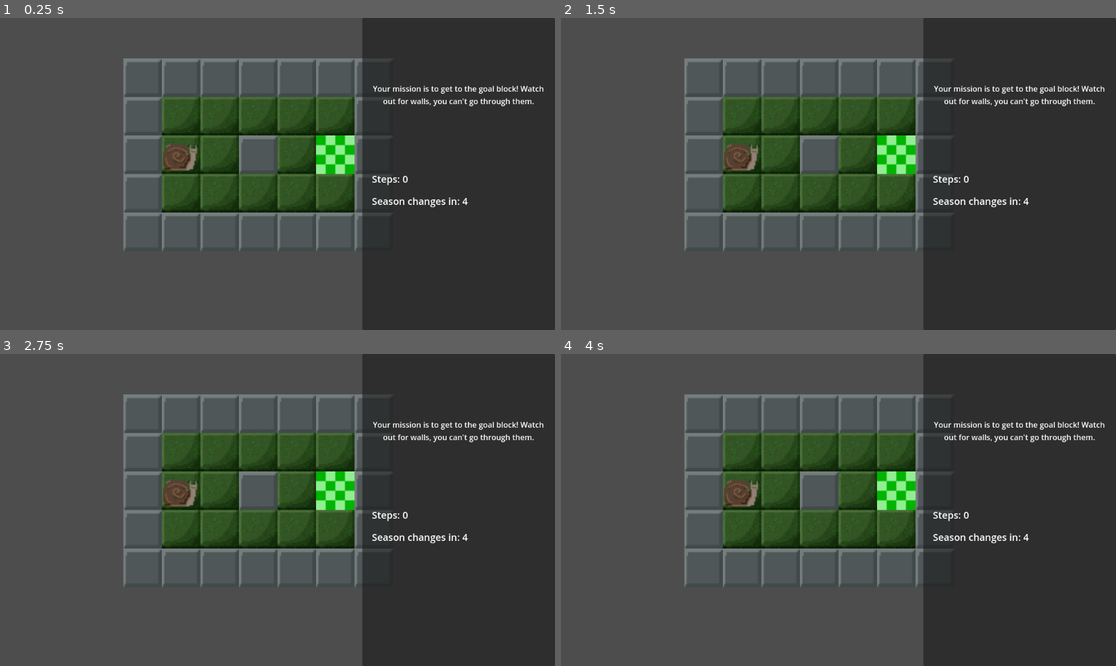
Above: before the commit, frames 1-4 (two rows, left to right).
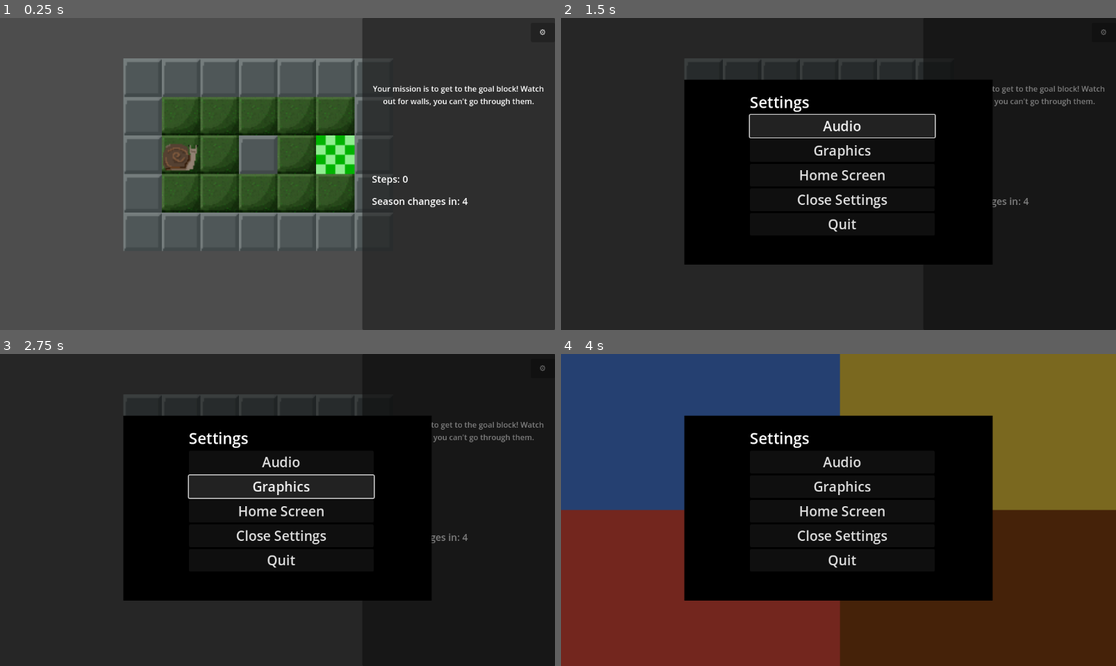
Above: after the commit, the same moments.

Repository: Caleb-sbani/project-seasons
Game: Godot game, scene res://tutorial_lvl.tscn
Two runs of this game, one before a commit and one after it. Both use one fixed random seed, a clock stepped at 60 frames per second and the inputs below. The project has no main scene, so this scene is started directly.
Inputs (mouse positions are in pixels of both pictures, inside the frame that each line leads up to):
- Up to frame 1 (0.25 s): no input
- Up to frame 2 (1.5 s): click (1104, 33) at 0.5 s, where only the run after the commit has a clickable "⚙"; click (844, 127) at 1.25 s, where only the run after the commit has a clickable "Audio"
- Up to frame 3 (2.75 s): click (283, 488) at 2 s, where only the run after the commit has a clickable "Graphics"
- Up to frame 4 (4 s): click (844, 510) at 2.75 s, where only the run after the commit has a clickable "Home Screen"; click (838, 538) at 3.5 s, where only the run after the commit has a clickable "Settings"

The runs differ from the first frame. In frame 1, less than 0.1% of the frame differs, in the area x 97-99%, y 3-6%; in frame 2, 73%; in frame 3, 73%; in frame 4, 100%, in the area x 0-100%, y 0-100%.

Commit message:
Update tutorial_lvl.gd

Diff:
--- a/GameFiles/project-seasons/scripts/tutorial_lvl.gd
+++ b/GameFiles/project-seasons/scripts/tutorial_lvl.gd
@@ -10,6 +10,8 @@
 var has_honey = false
 var wind_direction = Vector2i(1, 0)  # right by default
 
+var input_locked = false
+
 # ttrackers for tutorial highlights
 var shown_step_counter_hint = false
 var shown_change_freq_hint = false
@@ -19,6 +21,8 @@
 var player_sprite = null
 var tutorial_panel = null
 var boxes = []
+
+var settings_scene = preload("res://SettingsMenu.tscn")
 
 func _ready():
 	setup_ui()
@@ -72,6 +76,33 @@
 	hud.position = Vector2(20, 320)
 	right_panel.add_child(hud)
 
+	# --- Settings Button ---
+	# --- Settings Button ---
+	var settings_button = Button.new()
+	settings_button.name = "SettingsButton"
+	settings_button.text = "⚙"  # gear symbol for settings
+	settings_button.tooltip_text = "Settings"
+	settings_button.size_flags_horizontal = Control.SIZE_SHRINK_CENTER
+	settings_button.size_flags_vertical = Control.SIZE_SHRINK_CENTER
+	settings_button.custom_minimum_size = Vector2(40, 40)  # button size
+
+	# Anchors to top-right corner
+	settings_button.anchor_left = 1.0
+	settings_button.anchor_top = 0.0
+	settings_button.anchor_right = 1.0
+	settings_button.anchor_bottom = 0.0
+
+	# Offset from top-right
+	settings_button.offset_left = -50  # distance from right edge
+	settings_button.offset_top = 10    # distance from top
+	settings_button.offset_right = 0
+	settings_button.offset_bottom = 0
+
+	ui.add_child(settings_button)
+
+	# connect the pressed signal
+	settings_button.pressed.connect(_on_settings_pressed)
+
 	# step counter
 	var step_label = Label.new()
 	step_label.name = "StepCounter"
@@ -105,6 +136,19 @@
 	hud.add_child(wind_label)
 
 	tutorial_panel = text_container
+
+func _on_settings_pressed():
+	if input_locked:
+		return
+
+	input_locked = true
+
+	var settings = settings_scene.instantiate()
+	settings.tree_exited.connect(_on_settings_closed)
+	$UI.add_child(settings)
+
+func _on_settings_closed():
+	input_locked = false
 
 func load_stage(stage_num: int):
 	# clears the previous level
@@ -235,6 +279,9 @@
 	$UI/RightPanel/HUD/ChangeFrequency.text = "Season changes in: %d" % steps_until_change
 
 func _unhandled_input(event):
+	if input_locked:
+		return
+
 	var direction = Vector2i.ZERO
 
 	if event.is_action_pressed("ui_up"):
